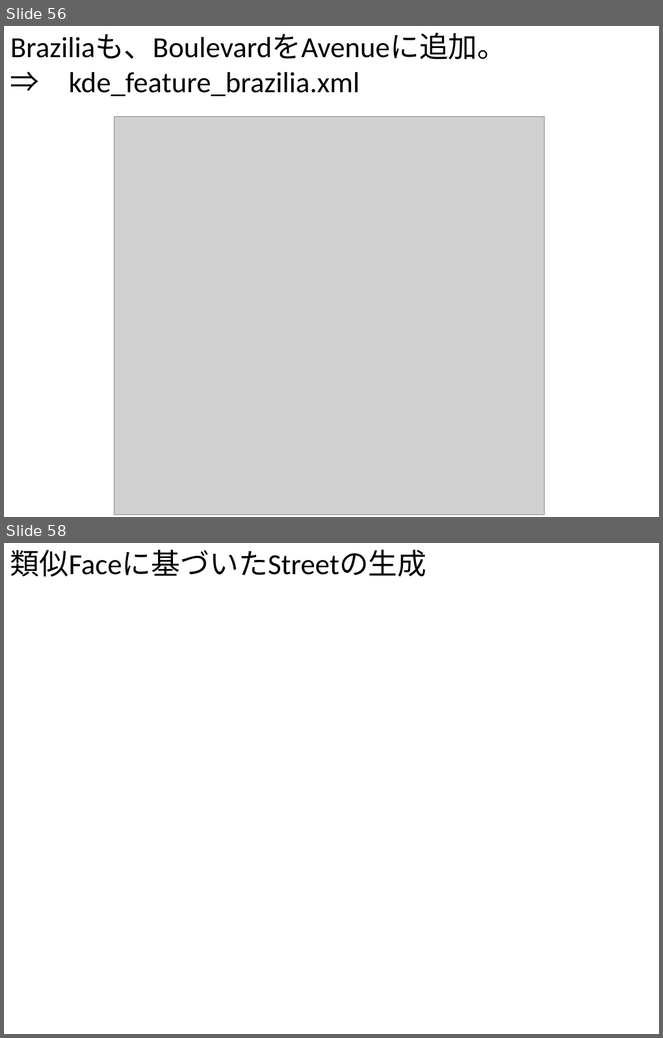
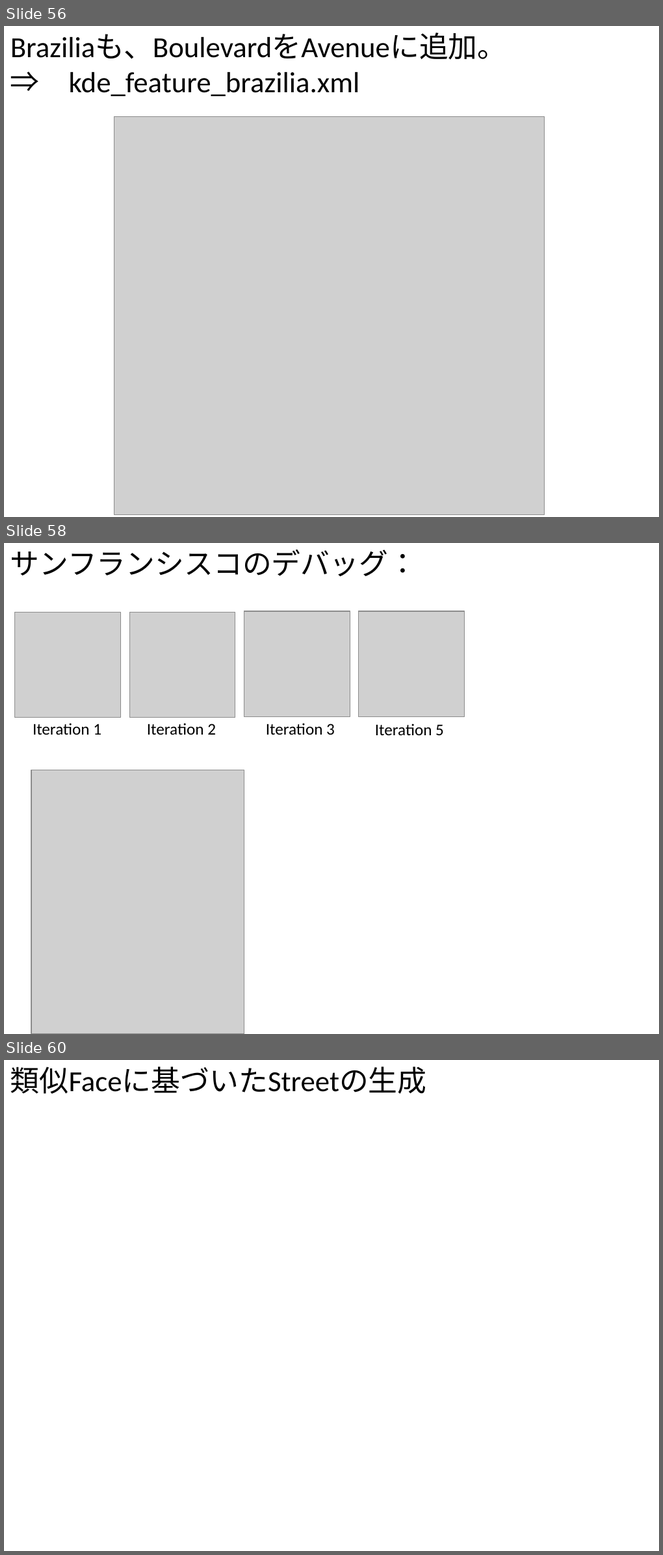
Before and after one commit to gnishida/RoadDesigner, a slide deck: RoadDesigner.pptx. Shown one above the other, each under a label of ours: slides 56 and 58 before the commit, slides 56, 58 and 60 after it; the slides between them are not shown. The pictures are 663x1038 and 663x1555 pixels, drawn with LibreOffice and Linux fonts; fonts in the diff are those of the drawing; grey boxes stand for pictures. Boxes give left, top, right and bottom in pixels: in the first picture for what was removed or moved away, otherwise in the second. Text is boxed around its words. In the diff, an @@ line names an element or a change of style, - is before the commit and + after.

```diff
--- a/RoadDesigner.pptx
+++ b/RoadDesigner.pptx
@@ slide 58 added at <box>4,543,659,1034</box>, background #FFFFFF @@
@@ text added at <box>10,549,417,577</box>, 32 pt, text #000000 @@
+サンフランシスコのデバッグ：
@@ picture added at <box>15,612,120,717</box> @@
@@ picture added at <box>130,612,235,717</box> @@
@@ picture added at <box>244,611,350,717</box> @@
@@ picture added at <box>359,611,465,717</box> @@
@@ text added at <box>33,723,102,735</box>, 18 pt, text #000000 @@
+Iteration 1
@@ text added at <box>147,723,216,735</box>, 18 pt, text #000000 @@
+Iteration 2
@@ text added at <box>266,723,335,735</box>, 18 pt, text #000000 @@
+Iteration 3
@@ text added at <box>375,724,444,736</box>, 18 pt, text #000000 @@
+Iteration 5
@@ picture added at <box>31,771,244,1034</box> @@
@@ what was slide 58 is now slide 60 @@
```
Also in this commit, not shown: 1 slide changed, 1 other slide added, 1 other file.
